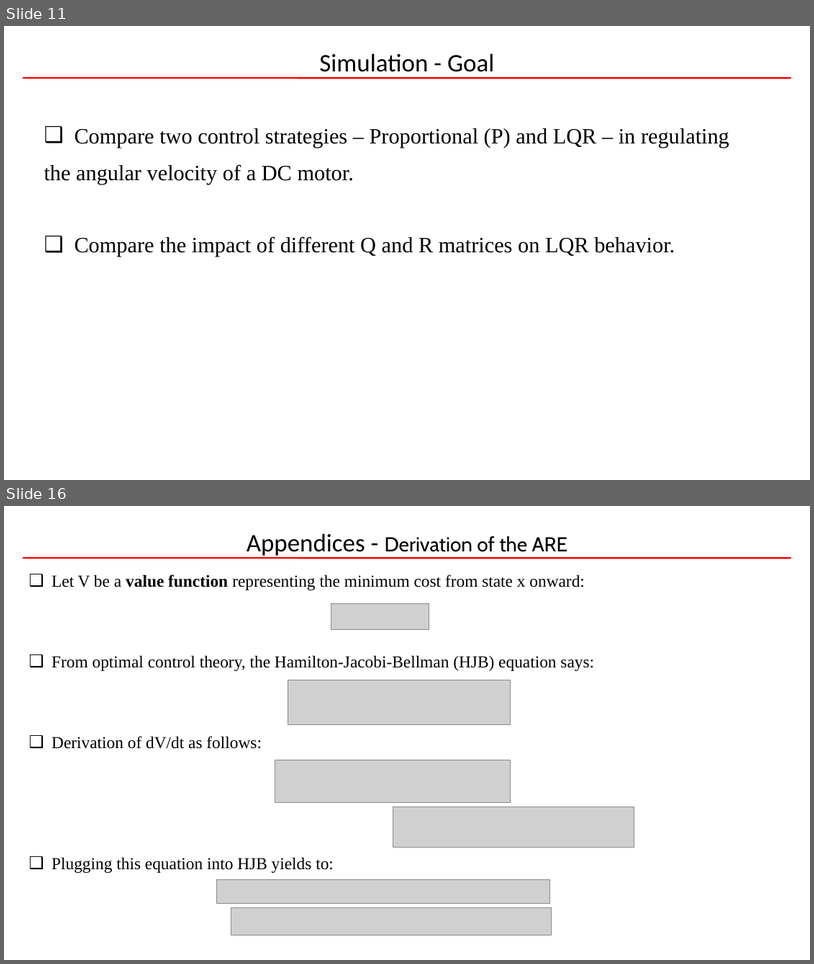
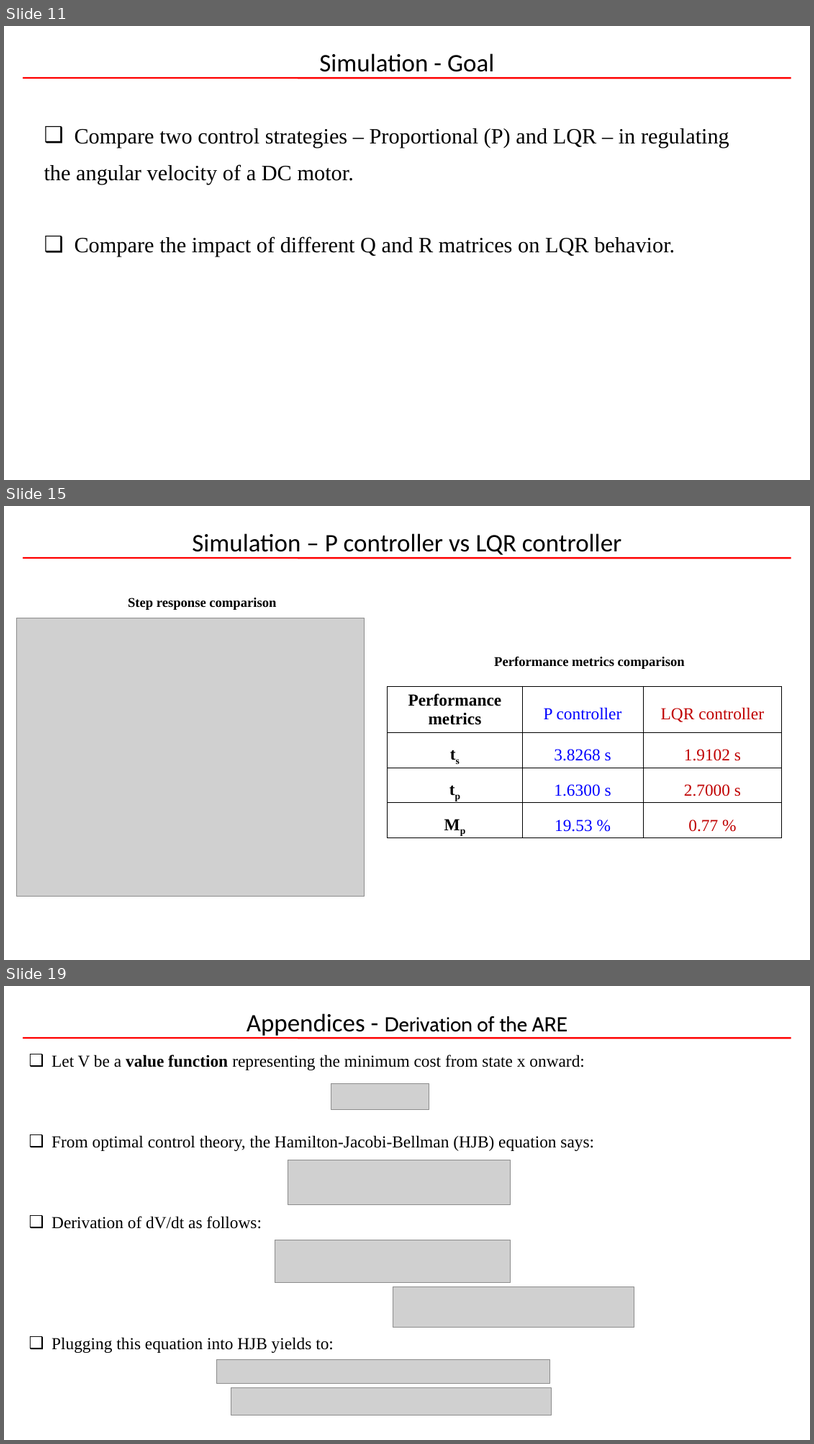
Before and after one commit to reenor/UOU-WA1194-Linear-System-Control, a slide deck: Exercises/20245360_CHUNG_QUANG_KHANH_Term_Project/20245360_CHUNG_QUANG_KHANH_Optimal_Control.pptx. Shown one above the other, each under a label of ours: slides 11 and 16 before the commit, slides 11, 15 and 19 after it; the slides between them are not shown. The pictures are 814x964 and 814x1444 pixels, drawn with LibreOffice and Linux fonts; fonts in the diff are those of the drawing; grey boxes stand for pictures; background and template pictures are left out. Boxes give left, top, right and bottom in pixels: in the first picture for what was removed or moved away, otherwise in the second. Text is boxed around its words. In the diff, an @@ line names an element or a change of style, - is before the commit and + after.

```diff
--- a/Exercises/20245360_CHUNG_QUANG_KHANH_Term_Project/20245360_CHUNG_QUANG_KHANH_Optimal_Control.pptx
+++ b/Exercises/20245360_CHUNG_QUANG_KHANH_Term_Project/20245360_CHUNG_QUANG_KHANH_Optimal_Control.pptx
@@ slide 15 added at <box>4,506,810,960</box>, background picture (left out); not listed: 2 template elements that a slide beside it also shows @@
@@ title added at <box>192,533,622,558</box>, 30 pt, text #000000 @@
+Simulation – P controller vs LQR controller
@@ text added at <box>128,597,276,610</box>, 16 pt, text #000000, bold @@
+Step response comparison
@@ picture added at <box>17,618,365,896</box> @@
@@ text added at <box>494,656,685,669</box>, 16 pt, text #000000, bold @@
+Performance metrics comparison
@@ table added at <box>388,686,782,839</box>, 4 rows, 3 columns @@
+Performance metrics | P controller | LQR controller
+ts | 3.8268 s | 1.9102 s
+tp | 1.6300 s | 2.7000 s
+Mp | 19.53 % | 0.77 %
@@ what was slide 16 is now slide 19 @@
```
Also in this commit, not shown: 3 slides changed, 3 other slides added, 1 slide removed, 1 other file.
